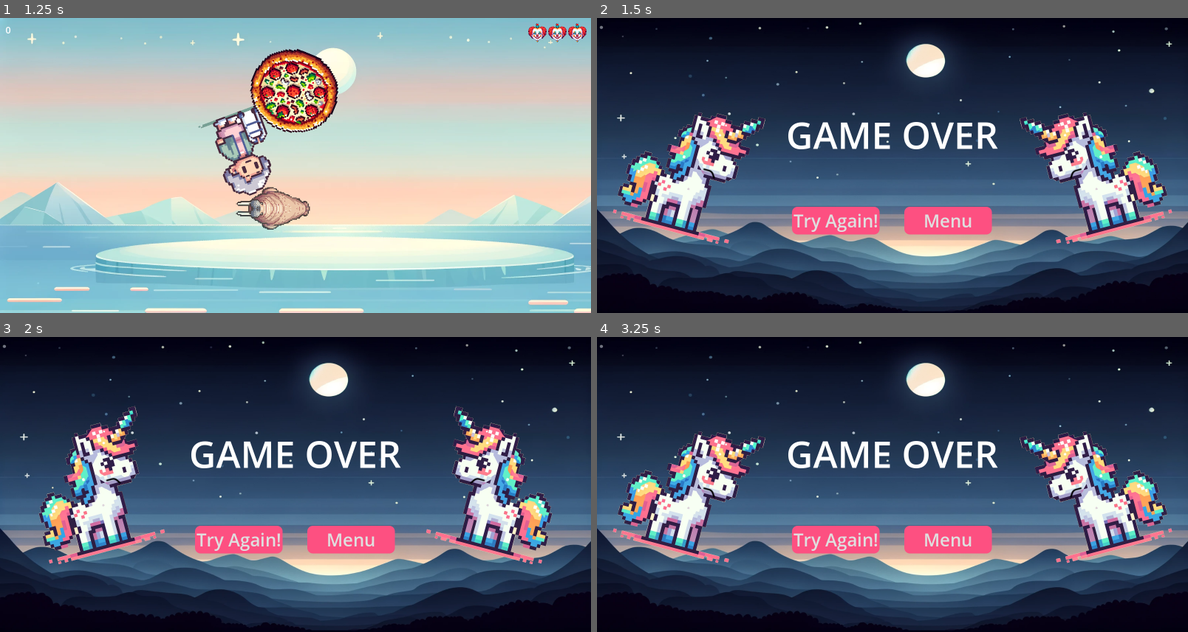
Above: before the commit, frames 1-4 (two rows, left to right).
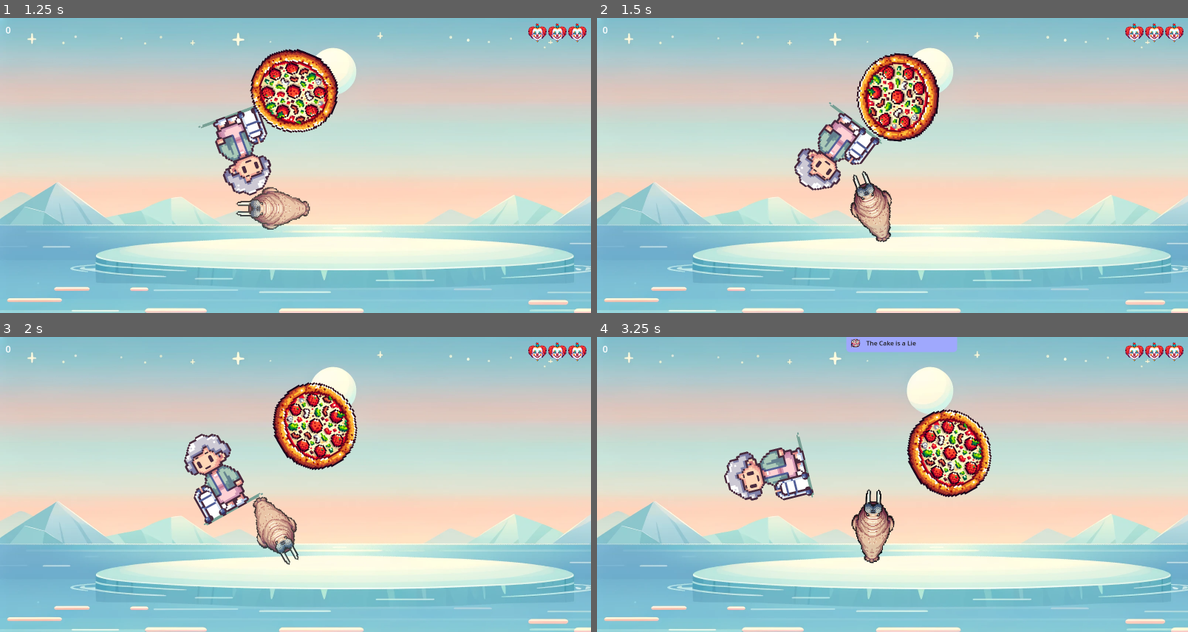
Above: after the commit, the same moments.

Repository: bytedev-code/the-sad-unicorn
Game: Godot game, scene res://loss.tscn
The game is run twice, just before and just after one commit, with the same random seed, the same clock (stepped at 60 frames per second) and the same inputs. This scene is started directly instead of the project's main scene.
Inputs (mouse positions are in pixels of both pictures, inside the frame that each line leads up to):
- Up to frame 1 (1.25 s): click "Try Again!" at 0.5 s
- Up to frame 2 (1.5 s): move the mouse to (1022, 150) at 1.27 s; hold D (player_rotate_right) from 1.28 s (still down); hold T from 1.28 s (still down)
- Up to frame 3 (2 s): keep holding D (player_rotate_right); keep holding T; tap O at 1.55 s
- Up to frame 4 (3.25 s): release D (player_rotate_right) at 2 s; release T at 2 s; click (833, 540) at 2 s, where only the run before the commit has a clickable "Try Again!"; move the mouse to (774, 499) at 2.77 s; hold A (player_rotate_left) from 2.78 s (still down); tap O at 2.85 s; tap T at 3.05 s

Frame 1 is identical in both runs. In frame 2, 99% of the frame differs, in the area x 0-100%, y 0-100%; in frame 3, 99%; in frame 4, 99%.
Error before the commit: Invalid access to property or key 'game' on a base object of type 'Dictionary'. (res://achivements/scripts/achivements.gd:10)
Error after the commit: Invalid access to property or key 'date' on a base object of type 'Object (SaveData)'. (res://achivements/scripts/achivements.gd:99)

Commit message:
bug fixes

Diff:
--- a/achivements/scripts/achivements.gd
+++ b/achivements/scripts/achivements.gd
@@ -21,7 +21,7 @@
 	else:
 		save.data["game"]["completed"][mode] = 1
 	save.data["game"]["completed"]["total"] += 1
-	checkforAchivement()
+	checkforAchivementAndSetInQueue()
 	save.saveGame()
 
 func gameLost(mode: String):
@@ -30,7 +30,7 @@
 	else:
 		save.data["game"]["lost"][mode] = 1
 	save.data["game"]["lost"]["total"] += 1
-	checkforAchivement()
+	checkforAchivementAndSetInQueue()
 	save.saveGame()
 
 func death(enemy: String):
@@ -38,15 +38,18 @@
 		save.data["enemies"]["killed_by"][enemy] += 1
 	else:
 		save.data["enemies"]["killed_by"][enemy] = 1
-	checkforAchivement()
+	checkforAchivementAndSetInQueue()
 	save.saveGame()
 
-func touchedEnemy(enemy: String):
+func touchedEnemy(enemy: String, health:int):
 	if(save.data["enemies"]["damageTaken"].has(enemy)):
 		save.data["enemies"]["damageTaken"][enemy] += 1
 	else:
 		save.data["enemies"]["damageTaken"][enemy] = 1
-	checkforAchivement()
+	if health > 0:
+		checkforAchivement()
+	else:
+		checkforAchivementAndSetInQueue()
 	save.saveGame()
 
 func enemyKilled(enemy:String):
@@ -78,6 +81,24 @@
 			achivement["reached"] = true
 			displayAchivment(achivement)
 
+func checkforAchivementAndSetInQueue():
+	for achivement in save.achivements:
+		var value = save.data
+		for key in achivement["reference"]:
+			if not value.has(key):
+				break
+			value = value[key]
+		if (typeof(value) == TYPE_FLOAT or typeof(value) == TYPE_INT) and not achivement["reached"] and value >= achivement["goal"]:
+			achivement["reached"] = true
+			save.data["queue"].append(achivement)
+			return achivement
+
+func displayQueue():
+	for achivment in save.data["queue"]:
+		displayAchivment(achivment)
+	save.date["queue"] = []
+	save.data.saveGame()
+
 var banners = []
 var tween
 func displayAchivment(achivment):
--- a/achivements/scripts/saveData.gd
+++ b/achivements/scripts/saveData.gd
@@ -6,6 +6,7 @@
 	"volume":50
 }
 var template = {
+	"queue": [],
 	"enemies": {
 		"killed": {
 			"total":0,
@@ -58,6 +59,7 @@
 
 func loadGame():
 	if not FileAccess.file_exists("user://savegame.save"):
+		resetGame()
 		return
 	var save_game = FileAccess.open("user://savegame.save", FileAccess.READ)
 	var json_string = save_game.get_line()
--- a/loss.gd
+++ b/loss.gd
@@ -3,6 +3,8 @@
 var unicornHappy = preload("res://assets/enemies/unicorn_happy.png")
 var unicornSad = preload("res://assets/enemies/unicorn_sad.png")
 
+func _ready():
+	$Achivements.displayQueue()
 
 func _toggle_rotation():
 	$Unicorn1.rotation = -$Unicorn1.rotation
--- a/loss.tscn
+++ b/loss.tscn
@@ -1,7 +1,8 @@
-[gd_scene load_steps=7 format=3 uid="uid://7w642qit2vcy"]
+[gd_scene load_steps=8 format=3 uid="uid://7w642qit2vcy"]
 
 [ext_resource type="Texture2D" uid="uid://b0hr1nsxp1gok" path="res://assets/enemies/unicorn_sad.png" id="1_21h38"]
 [ext_resource type="Script" path="res://loss.gd" id="1_lve7o"]
+[ext_resource type="PackedScene" uid="uid://be02gmhv7yv2g" path="res://achivements/achivementSystem.tscn" id="2_ma8sy"]
 [ext_resource type="Texture2D" uid="uid://dyv2yqdrwtbpg" path="res://assets/images/background_1.png" id="2_yh5fx"]
 
 [sub_resource type="StyleBoxFlat" id="StyleBoxFlat_o7xrk"]
@@ -33,6 +34,9 @@
 grow_horizontal = 2
 grow_vertical = 2
 script = ExtResource("1_lve7o")
+
+[node name="Achivements" parent="." instance=ExtResource("2_ma8sy")]
+layout_mode = 1
 
 [node name="TextureRect" type="TextureRect" parent="."]
 layout_mode = 1
--- a/menu/achivementItem.gd
+++ b/menu/achivementItem.gd
@@ -4,8 +4,7 @@
 var lockedIcon = preload("res://menu/lock-solid.svg")
 
 # Called when the node enters the scene tree for the first time.
-func _ready():
-	pass # Replace with function body.
+
 
 
 # Called every frame. 'delta' is the elapsed time since the previous frame.
--- a/menu/achivementsMenu.gd
+++ b/menu/achivementsMenu.gd
@@ -33,18 +33,3 @@
 	var tween = create_tween()
 	tween.tween_property($Panel, "scale:y", 1.1, .5).set_ease(Tween.EASE_OUT)
 	tween.parallel().tween_property($Panel, "scale:x", 1.1,.5).set_ease(Tween.EASE_OUT)
-
-pass # Replace with function body.
-
-
-func _on_mouse_exited():
-	pass # Replace with function body.
-
-
-func _on_v_box_container_mouse_entered():
-	print("test")
-
-
-func _on_achivement_item_mouse_entered():
-	print("test")
-	pass # Replace with function body.
--- a/ui/scripts/hud.gd
+++ b/ui/scripts/hud.gd
@@ -8,7 +8,7 @@
 
 func damageTaken(health:int, enemy:String):
 	setHealth(health)
-	touchedEnemy(enemy)
+	touchedEnemy(enemy, health)
 
 func setHealth(health:int):
 	$health.setHealth(health)
@@ -35,13 +35,14 @@
 
 func gameLost(mode: String):
 	$Achivements.gameLost(mode)
-	get_tree().change_scene_to_file("res://loss.tscn")
+
 
 func death(enemy: String):
 	$Achivements.death(enemy)
+	get_tree().change_scene_to_file("res://loss.tscn")
 
-func touchedEnemy(enemy: String):
-	$Achivements.touchedEnemy(enemy)
+func touchedEnemy(enemy: String, health:int):
+	$Achivements.touchedEnemy(enemy, health)
 
 func _input(ev):
 	if Input.is_key_pressed(KEY_K):
--- a/win.gd
+++ b/win.gd
@@ -4,6 +4,8 @@
 var unicornSad = preload("res://assets/enemies/unicorn_sad.png")
 var unicornEvil = preload("res://assets/enemies/unicorn_evil.png")
 
+func _ready():
+	$Achivements.displayQueue()
 
 func _toggle_rotation():
 	$Unicorn1.rotation = -$Unicorn1.rotation
--- a/win.tscn
+++ b/win.tscn
@@ -1,6 +1,7 @@
-[gd_scene load_steps=7 format=3 uid="uid://drurrkbbg6e10"]
+[gd_scene load_steps=8 format=3 uid="uid://drurrkbbg6e10"]
 
 [ext_resource type="Script" path="res://win.gd" id="1_ojjr4"]
+[ext_resource type="PackedScene" uid="uid://be02gmhv7yv2g" path="res://achivements/achivementSystem.tscn" id="2_5iluo"]
 [ext_resource type="Texture2D" uid="uid://dlv0l7s5upemc" path="res://assets/images/background_2.png" id="2_mc4tu"]
 [ext_resource type="Texture2D" uid="uid://dmdnw8qysi41x" path="res://assets/enemies/unicorn_happy.png" id="3_gyke1"]
 
@@ -33,6 +34,9 @@
 grow_horizontal = 2
 grow_vertical = 2
 script = ExtResource("1_ojjr4")
+
+[node name="Achivements" parent="." instance=ExtResource("2_5iluo")]
+layout_mode = 1
 
 [node name="TextureRect" type="TextureRect" parent="."]
 layout_mode = 1
